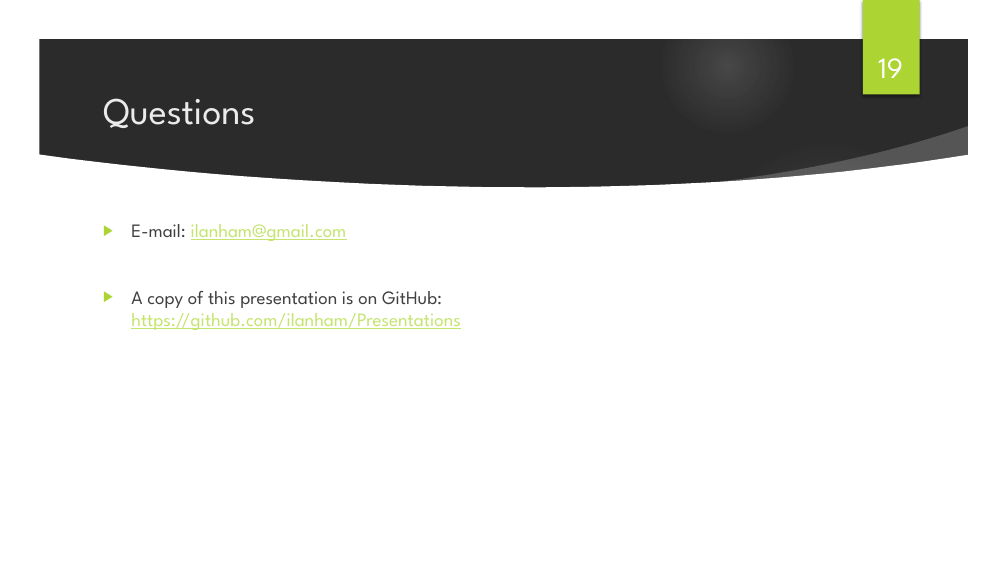
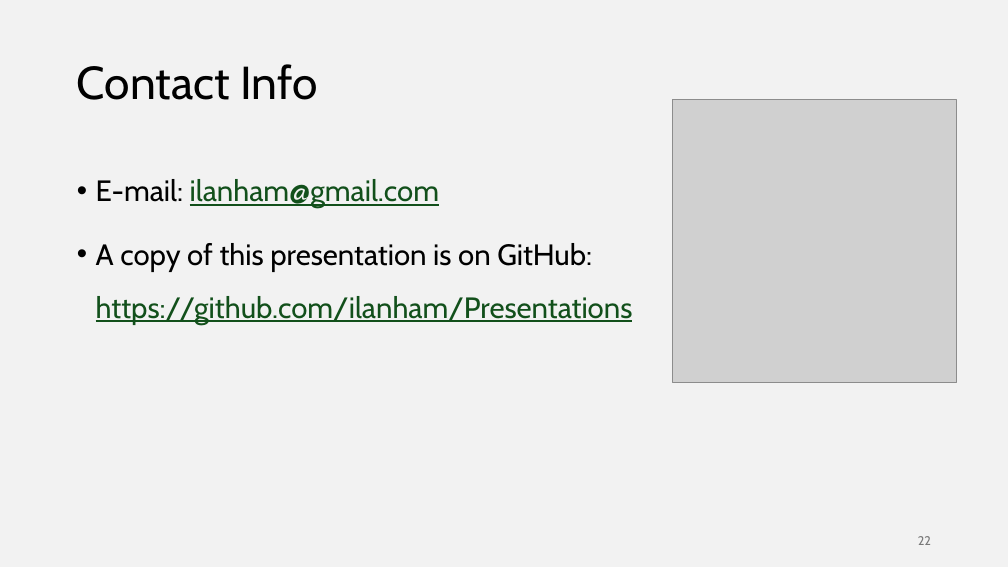
Before and after one commit to ilanham/Presentations, a slide deck: slide 22 of docker/Developing for SQL Server with Docker.pptx (slide 19 before the commit). Drawn at 1008x567 pixels with LibreOffice and Linux fonts; fonts in the diff are those of the drawing; grey boxes stand for pictures; background and template pictures are left out; a plain dark background stands for a picture behind light text. Boxes give left, top, right and bottom in pixels: in the first picture for what was removed or moved away, otherwise in the second. Text is boxed around its words. In the diff, an @@ line names an element or a change of style, - is before the commit and + after.

```diff
--- a/docker/Developing for SQL Server with Docker.pptx
+++ b/docker/Developing for SQL Server with Docker.pptx
@@ background picture (left out) to #F2F2F2 @@
@@ group removed at bbox=[0, 0, 1008, 567]: 4 ellipses, 3 freeform shapes @@
@@ rectangle removed at bbox=[863, 0, 920, 95] @@
@@ page number removed at bbox=[878, 58, 903, 78] @@
-19
@@ title at bbox=[77, 64, 317, 100]: text changed; size 36 to 44 pt; font League Spartan to Cabin; text colour #EBEBEB to #000000 @@
-Questions
+Contact Info
@@ picture added at bbox=[673, 99, 957, 383] @@
@@ text "E-mail: ilanham@gmail.com": place and size @@
-text "E-mail: ilanham@gmail.com" at bbox=[131, 224, 460, 330]
+text "E-mail: ilanham@gmail.com" at bbox=[96, 179, 633, 325]
@@ text "E-mail: ilanham@gmail.com" at bbox=[96, 179, 633, 325]: size 18 to 28 pt, font League Spartan to Cabin; text colour #404040 to #000000 in "E-mail:", "A copy of this presentation is on ..."; text colour #C4E46E to #12501B in "ilanham@gmail.com", "https://github.com/ilanham/Presentations"; bullet ▶ to •; line spacing 1 to 1.5 @@
@@ page number added at bbox=[918, 536, 931, 545], 12 pt, text #797979 @@
+22
```
Also in this commit, not shown: 18 other slides changed, 3 slides added, 1 slide removed, 2 other files.
